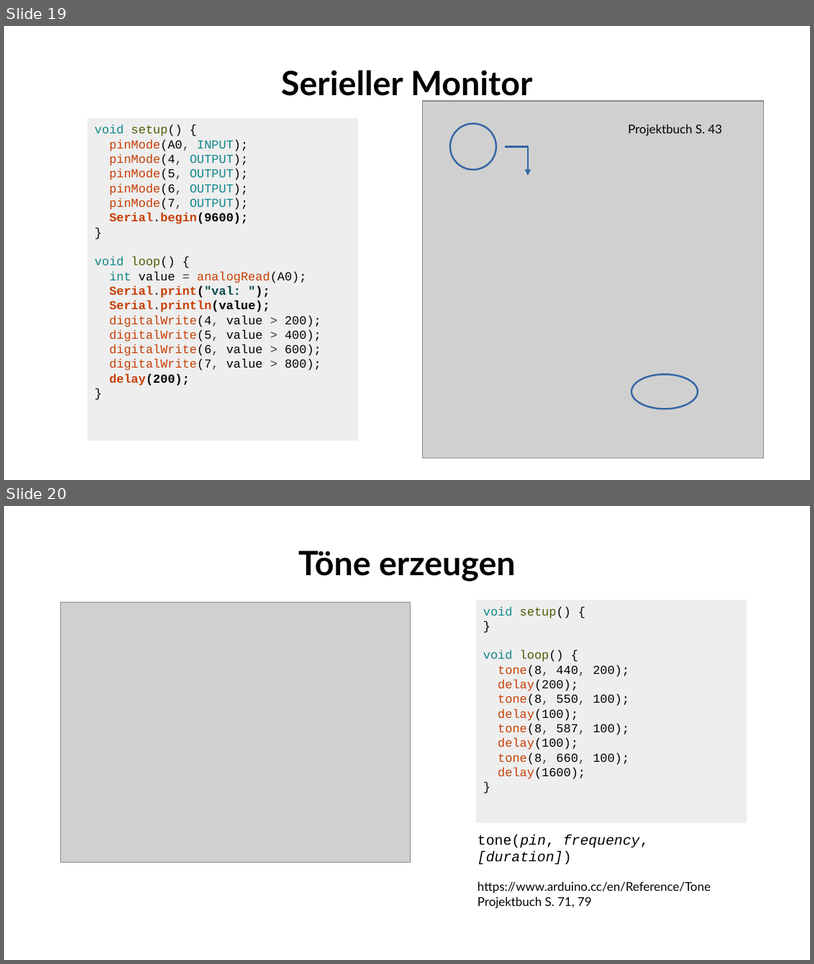
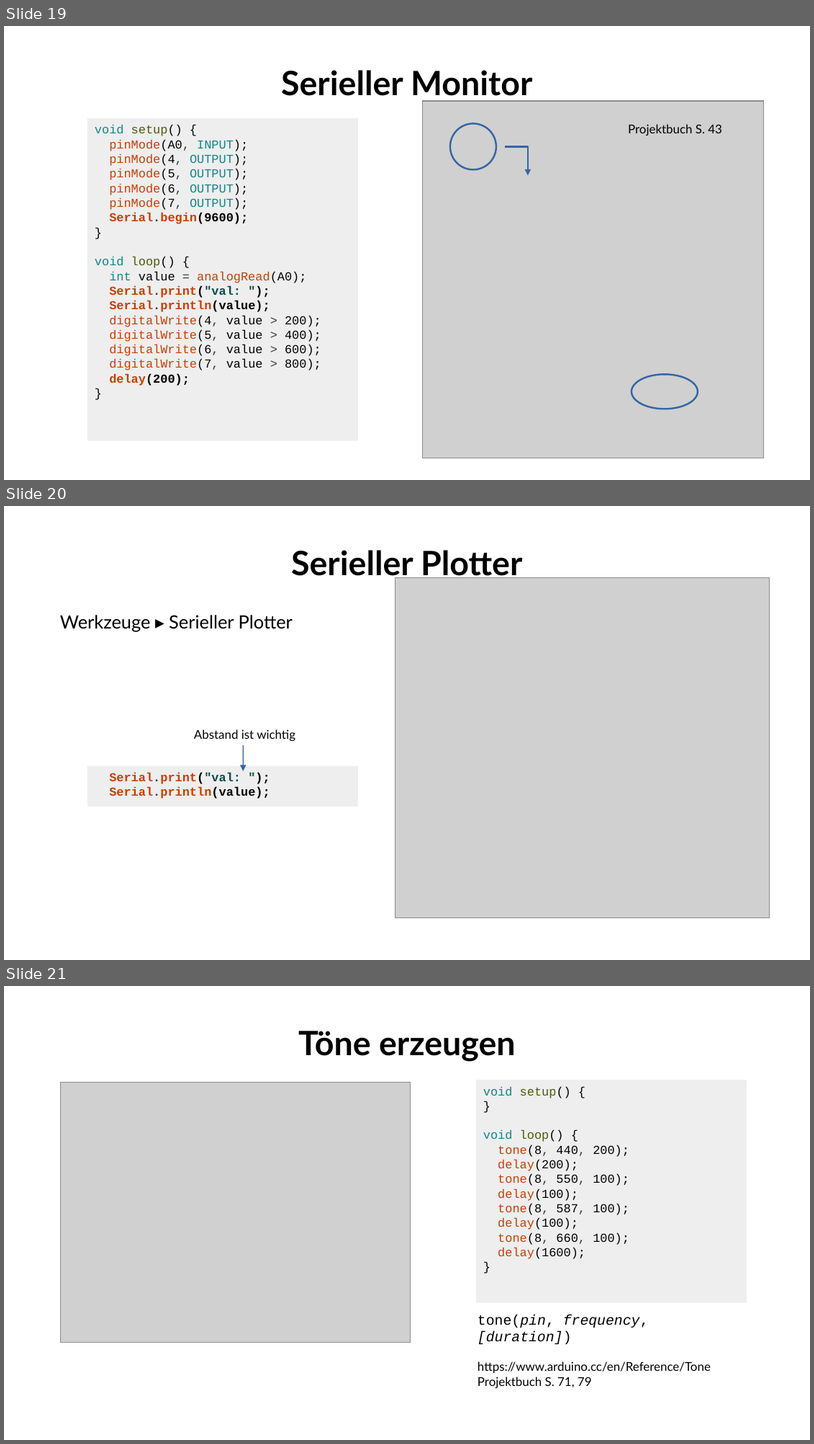
Before and after one commit to fablabwinti/workshop-arduino-1, a slide deck: ArduinoI.odp. Shown one above the other, each under a label of ours: slides 19 and 20 before the commit, slides 19, 20 and 21 after it. The pictures are 814x964 and 814x1444 pixels, drawn with LibreOffice and Linux fonts; fonts in the diff are those of the drawing; grey boxes stand for pictures; background and template pictures are left out. Boxes give left, top, right and bottom in pixels: in the first picture for what was removed or moved away, otherwise in the second. Text is boxed around its words. In the diff, an @@ line names an element or a change of style, - is before the commit and + after.

Commit message:
Add slide about serial plotter.

```diff
--- a/ArduinoI.odp
+++ b/ArduinoI.odp
@@ slide 20 added at (x1=4, y1=506, x2=810, y2=960), background #FFFFFF @@
@@ title added at (x1=291, y1=550, x2=522, y2=582), 33 pt, text #000000, bold @@
+Serieller Plotter
@@ picture added at (x1=396, y1=578, x2=770, y2=918) @@
@@ text added at (x1=60, y1=615, x2=293, y2=631), 18 pt, text #000000 @@
+Werkzeuge ▸ Serieller Plotter
@@ text added at (x1=194, y1=729, x2=296, y2=741), 12 pt, text #000000 @@
+Abstand ist wichtig
@@ arrow added from (243, 745) to (243, 771), #3465A4 0.85 pt @@
@@ rectangle added at (x1=88, y1=766, x2=358, y2=806), fill #EEEEEE, 12 pt, text #C73F05, bold @@
+Serial.print("val: ");
+Serial.println(value);
@@ what was slide 20 is now slide 21 @@
```
Also in this commit, not shown: 1 other file.
